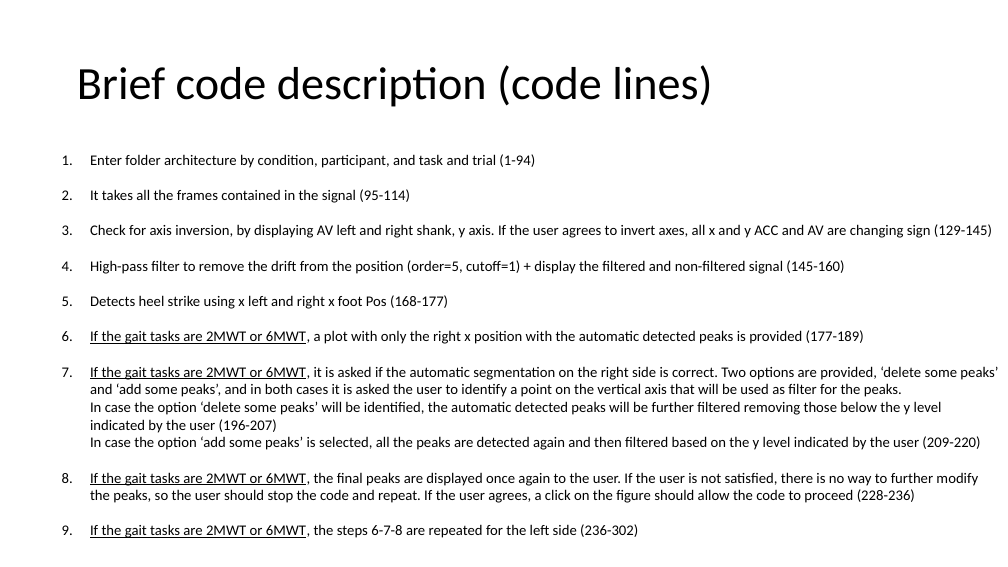
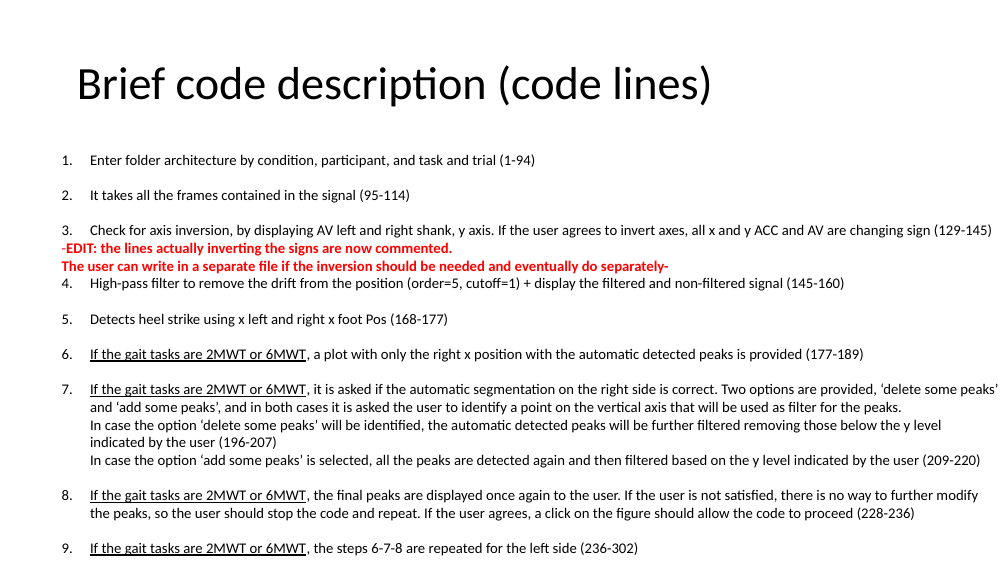
Before and after one commit to xKA1Z0x/IMU-Clinical-Parameter-Extraction, a slide deck: slide 3 of Gait segmentation/Segmentation.pptx. Drawn at 1008x567 pixels with LibreOffice and Linux fonts; fonts in the diff are those of the drawing. Boxes give left, top, right and bottom in pixels: in the first picture for what was removed or moved away, otherwise in the second. Text is boxed around its words. In the diff, an @@ line names an element or a change of style, - is before the commit and + after.

```diff
--- a/Gait segmentation/Segmentation.pptx
+++ b/Gait segmentation/Segmentation.pptx
@@ text at (x1=62, y1=242, x2=669, y2=274): paragraph added @@
+-EDIT: the lines actually inverting the signs are now commented.
+The user can write in a separate file if the inversion should be needed and eventually do separately-
```
